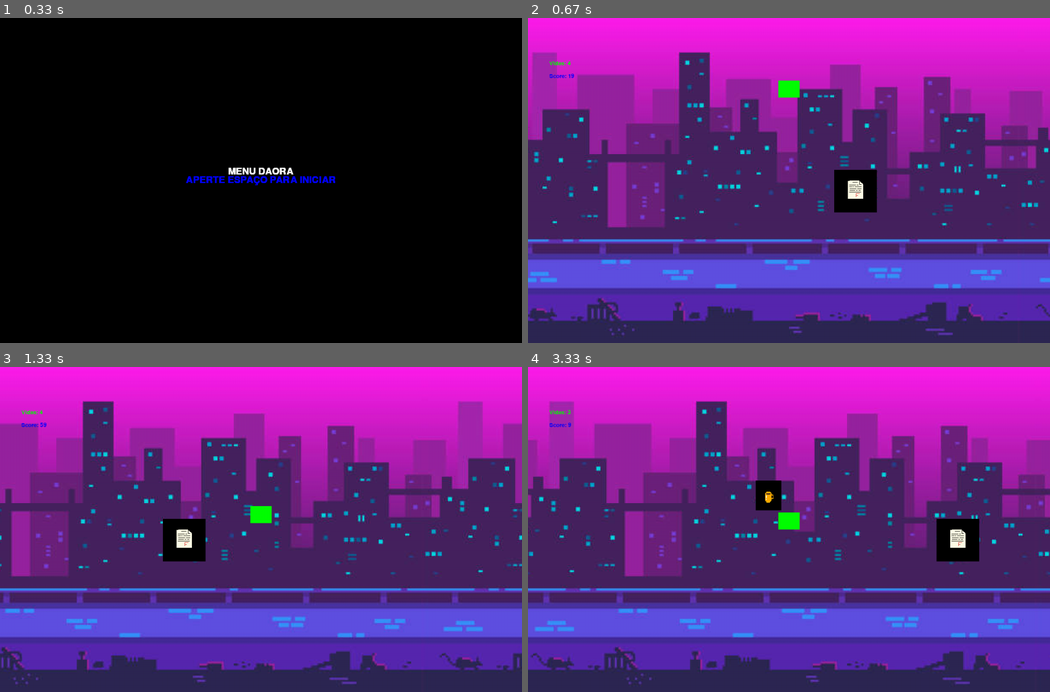
Above: before the commit, frames 1-4 (two rows, left to right).
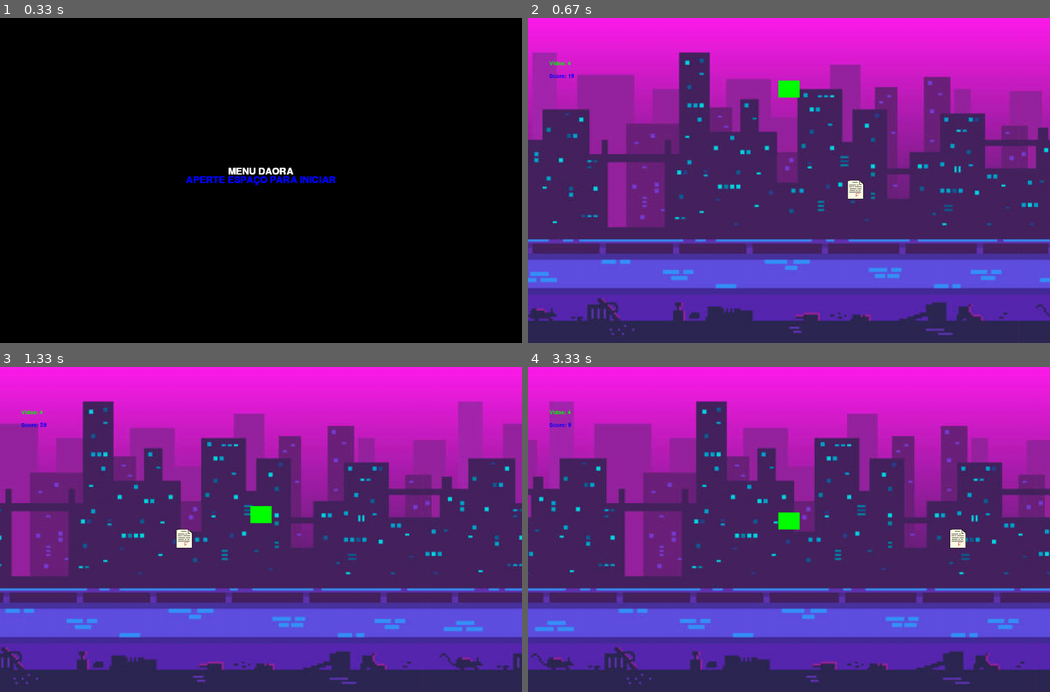
Above: after the commit, the same moments.

Repository: pedrofracassi/insper-dessoft-projeto-final
Game: pygame game, started from main.py
Two runs of this game, one before a commit and one after it. Both use one fixed random seed, a clock stepped at 60 frames per second and the inputs below.
Inputs:
- Up to frame 1 (0.33 s): no input
- Up to frame 2 (0.67 s): tap Space at 0.33 s
- Up to frame 3 (1.33 s): no input
- Up to frame 4 (3.33 s): tap Enter at 3.17 s

Frame 1 is identical in both runs. In frame 2, 0.9% of the frame differs, in the area x 58-67%, y 46-60%; in frame 3, 0.9%; in frame 4, 1.4%, in the area x 7-87%, y 13-60%.

Commit message:
imagens ok

Diff:
--- a/stages/boost.py
+++ b/stages/boost.py
@@ -13,12 +13,12 @@
 class b(pygame.sprite.Sprite):
   def __init__(self):
     pygame.sprite.Sprite.__init__(self)
-    boost= pygame.image.load('stages/café.png').convert()
+    boost= pygame.image.load('stages/café.png').convert_alpha()
     provinha = pygame.transform.scale(boost, (60, 70))
     self.image = provinha
     self.rect = self.image.get_rect()
     self.rect.centerx = 600
-    self.rect.bottom = (HEIGHT / 2) -45
+    self.rect.bottom = (HEIGHT / 2)
     self.chao = HEIGHT / 2
     self.speedx = -4
 
--- a/stages/obs2.py
+++ b/stages/obs2.py
@@ -13,7 +13,7 @@
 class x(pygame.sprite.Sprite):
   def __init__(self):
     pygame.sprite.Sprite.__init__(self)
-    a = pygame.image.load('stages/cone1.png').convert()
+    a = pygame.image.load('stages/cone1.png').convert_alpha()
     coninho = pygame.transform.scale(a, (60, 70))
     self.image = coninho
     self.rect = self.image.get_rect()
--- a/stages/provas.py
+++ b/stages/provas.py
@@ -12,7 +12,7 @@
 class p(pygame.sprite.Sprite):
   def __init__(self):
     pygame.sprite.Sprite.__init__(self)
-    pr= pygame.image.load('stages/pixil-frame-0 (1).png').convert()
+    pr= pygame.image.load('stages/pixil-frame-0 (1).png').convert_alpha()
     provinha = pygame.transform.scale(pr, (100, 100))
     self.image = provinha
     self.rect = self.image.get_rect()
